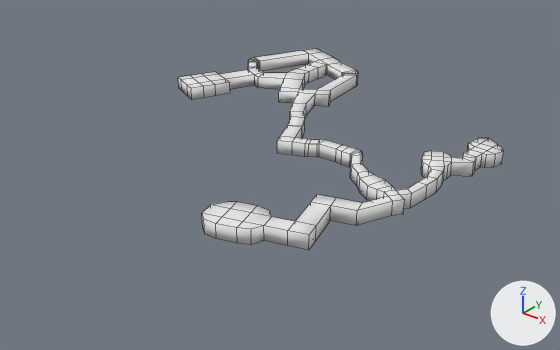
The Blender file Assets/Level/level.blend, before and after one commit.
Camera for both pictures: a 50 mm lens placed at (56.9, -76.8, 32.5), pointed at (9.3, -17.2, -4.4). Arrows for +X, +Y and +Z are at lower right; the lights stay in place. Mesh edges are drawn as thin lines.
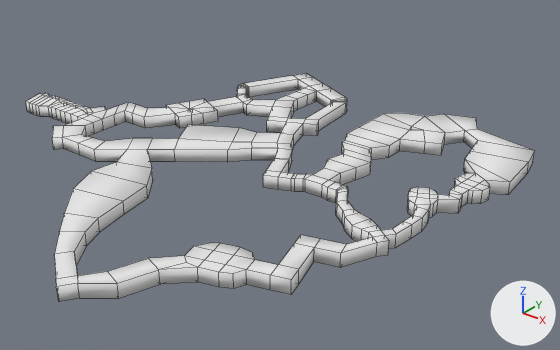
Where the change shows, as pixel boxes [x1, y1, x2, y2] in the pictures (560 x 350 px):
'Cube', reshaped, moved (56% wider, 14% taller): before [178, 49, 503, 250]; after [26, 73, 535, 302]
part 1 of me_cube, built on: before [178, 72, 291, 238]; after [26, 93, 535, 302]

Edits to the bpy script that builds the scene:
```text
Change me_cube:
    used by ob_cube; location = (0.0, 0.0, 1.0)
    remove me_cube.from_pydata(...)  # 400 vertices, 402 faces; spans x -10.7..30.9, y -37.1..7.8, z -1.1..0.9
    add me_cube.from_pydata(...)  # 674 vertices, 696 faces; spans x -26.5..31.6, y -45.8..7.8, z -1.1..0.9
    me_cube part 1
    9 faces are deleted
    8 vertices move from x -9.0..-6.4, y -12.5..-10.2, z -1.1..0.3 to x -7.7..-7.1, y -12.0..-11.5, z -1.1..0.3
    145 vertices are added at x -26.5..31.6, y -45.8..7.1, z -1.1..0.4
    129 new vertices lie (0.0, 0.0, 1.4) away from vertices in x -26.5..31.6, y -45.8..7.1, z -1.1..-1.0
    303 new faces join them
Change ob_cube:
    ob_cube.location: (0.0, 0.0, 1.0) -> (0.12, -2.39, -1.94)
```
